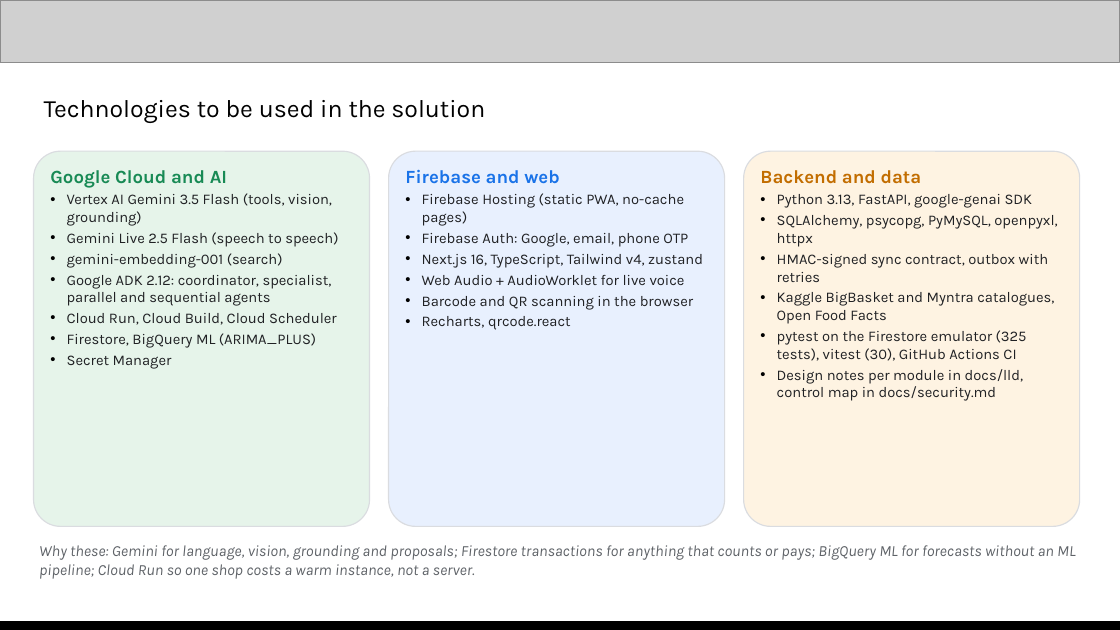
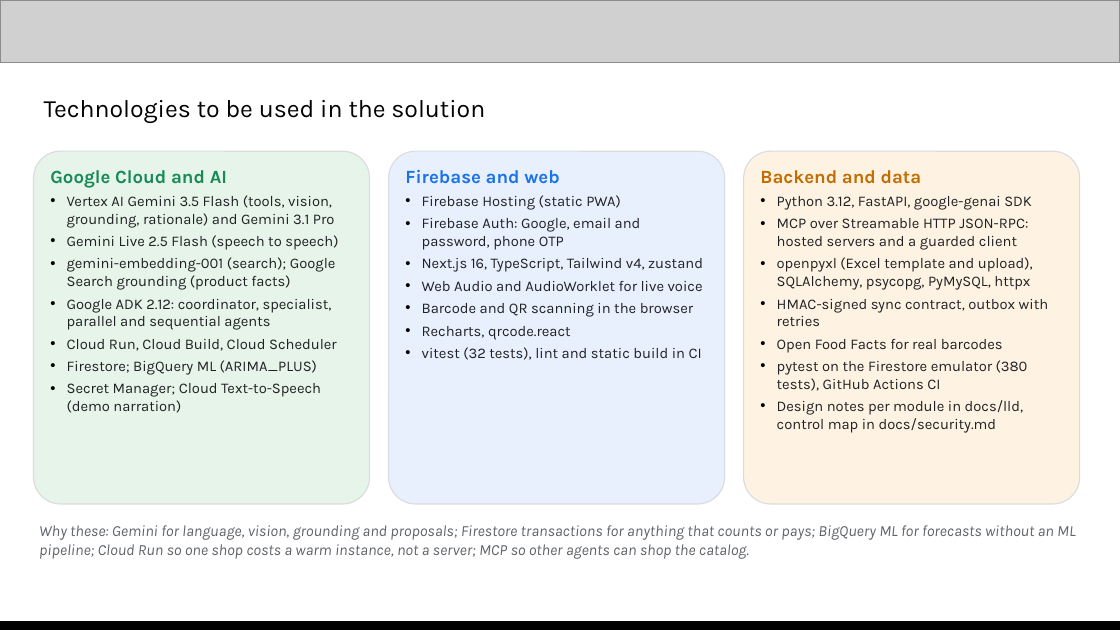
Before and after one commit to DSsathish/royalstack_aibuilderhackathon, a slide deck: slide 8 of Royal Stack | AI Builder Cup submission.pptx. Drawn at 1120x630 pixels with LibreOffice and Linux fonts; fonts in the diff are those of the drawing; grey boxes stand for pictures. Boxes give left, top, right and bottom in pixels: in the first picture for what was removed or moved away, otherwise in the second. Text is boxed around its words. In the diff, an @@ line names an element or a change of style, - is before the commit and + after.

```diff
--- a/Royal Stack | AI Builder Cup submission.pptx
+++ b/Royal Stack | AI Builder Cup submission.pptx
@@ rounded rectangle "Google Cloud and AI": place and size @@
-rounded rectangle "Google Cloud and AI" at box(34, 151, 370, 526)
+rounded rectangle "Google Cloud and AI" at box(34, 151, 370, 504)
@@ text in rounded rectangle at box(50, 170, 338, 351): more space between paragraphs @@
@@ rounded rectangle "Firebase and web": place and size @@
-rounded rectangle "Firebase and web" at box(389, 151, 725, 526)
+rounded rectangle "Firebase and web" at box(389, 151, 725, 504)
@@ text in rounded rectangle at box(405, 170, 703, 340): more space between paragraphs @@
@@ rounded rectangle "Backend and data": place and size @@
-rounded rectangle "Backend and data" at box(744, 151, 1080, 526)
+rounded rectangle "Backend and data" at box(744, 151, 1080, 504)
@@ text in rounded rectangle at box(760, 170, 1048, 433): more space between paragraphs @@
@@ text in rounded rectangle at box(67, 195, 335, 228): text changed @@
-• Vertex AI Gemini 3.5 Flash (tools, vision, grounding)
+• Vertex AI Gemini 3.5 Flash (tools, vision, grounding, rationale) and Gemini 3.1 Pro
@@ text in rounded rectangle at box(422, 195, 641, 250): text changed @@
-• Firebase Hosting (static PWA, no-cache pages)
-• Firebase Auth: Google, email, phone OTP
+• Firebase Hosting (static PWA)
+• Firebase Auth: Google, email and password, phone OTP
@@ text in rounded rectangle at box(777, 196, 1033, 290): text changed @@
-• Python 3.13, FastAPI, google-genai SDK
-• SQLAlchemy, psycopg, PyMySQL, openpyxl, httpx
+• Python 3.12, FastAPI, google-genai SDK
+• MCP over Streamable HTTP JSON-RPC: hosted servers and a guarded client
+• openpyxl (Excel template and upload), SQLAlchemy, psycopg, PyMySQL, httpx
@@ text in rounded rectangle at box(67, 257, 336, 290): text changed @@
-• gemini-embedding-001 (search)
+• gemini-embedding-001 (search); Google Search grounding (product facts)
@@ text in rounded rectangle at box(422, 281, 703, 291): text changed @@
-• Web Audio + AudioWorklet for live voice
+• Web Audio and AudioWorklet for live voice
@@ text in rounded rectangle at box(422, 347, 702, 360): paragraph added @@
+• vitest (32 tests), lint and static build in CI
@@ text in rounded rectangle at box(777, 339, 1028, 391): text changed @@
-• Kaggle BigBasket and Myntra catalogues, Open Food Facts
-• pytest on the Firestore emulator (325 tests), vitest (30), GitHub Actions CI
+• Open Food Facts for real barcodes
+• pytest on the Firestore emulator (380 tests), GitHub Actions CI
@@ text in rounded rectangle at box(67, 360, 321, 413): text changed @@
-• Firestore, BigQuery ML (ARIMA_PLUS)
-• Secret Manager
+• Firestore; BigQuery ML (ARIMA_PLUS)
+• Secret Manager; Cloud Text-to-Speech (demo narration)
@@ text at box(39, 525, 1075, 559): text changed @@
-Why these: Gemini for language, vision, grounding and proposals; Firestore transactions for anything that counts or pays; BigQuery ML for forecasts without an ML pipeline; Cloud Run so one shop costs a warm instance, not a server.
+Why these: Gemini for language, vision, grounding and proposals; Firestore transactions for anything that counts or pays; BigQuery ML for forecasts without an ML pipeline; Cloud Run so one shop costs a warm instance, not a server; MCP so other agents can shop the catalog.
```
Also in this commit, not shown: 13 other slides changed, 3 other files.
